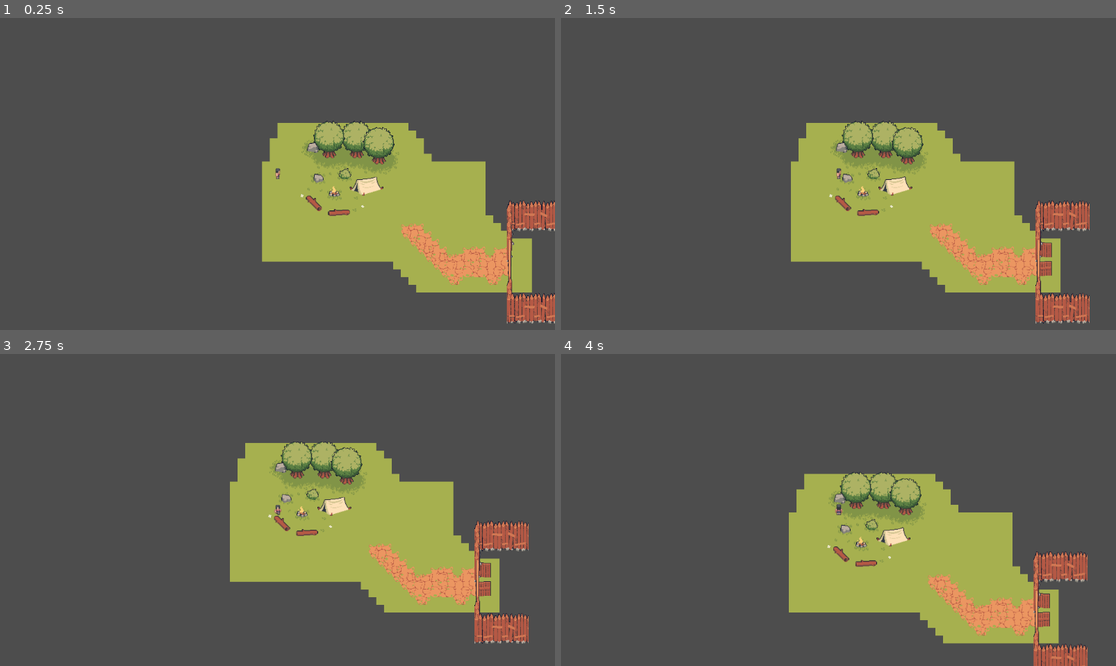
Above: before the commit, frames 1-4 (two rows, left to right).
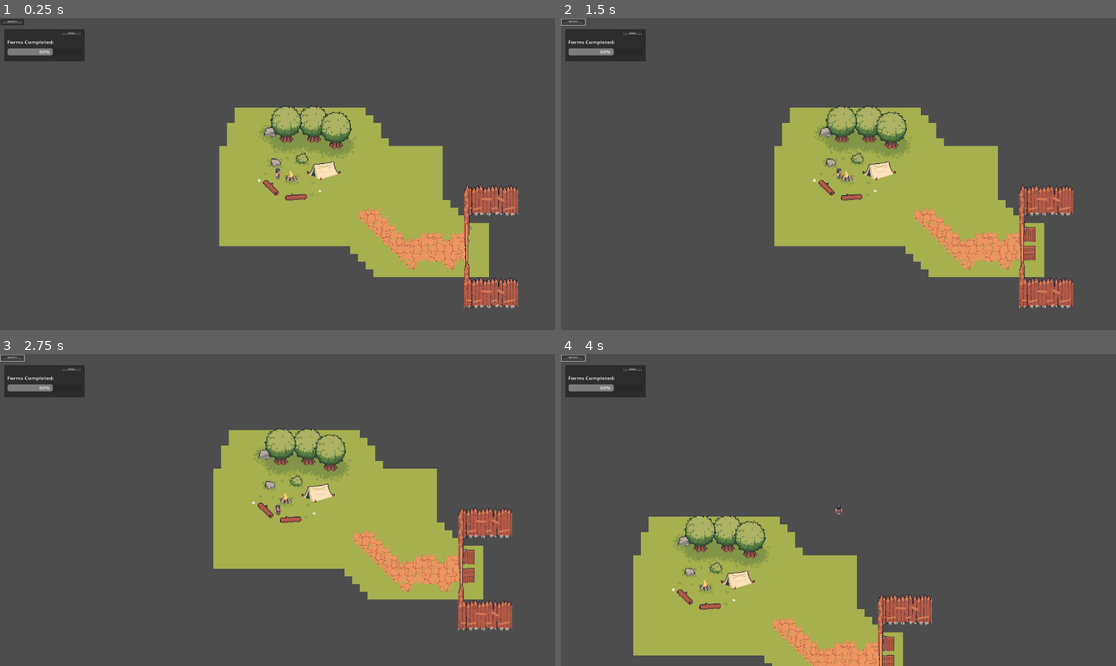
Above: after the commit, the same moments.

Repository: NathanReginato/StaffGame
Game: Godot game, scene res://Sandbox.tscn
Same seed, same stepped clock (60 frames per second), same inputs: the game is played once before the commit and once after it.
Inputs (mouse positions are in pixels of both pictures, inside the frame that each line leads up to):
- Up to frame 1 (0.25 s): no input
- Up to frame 2 (1.5 s): click (572, 21) at 0.52 s; tap Enter at 1.25 s; hold Right (move_right) from 1.28 s (still down)
- Up to frame 3 (2.75 s): tap Space at 2 s; release Right (move_right) at 2.03 s; hold Down (move_down) from 2.03 s (still down)
- Up to frame 4 (4 s): tap Enter at 2.75 s; release Down (move_down) at 2.78 s; hold Right (move_right) 2.78-3.53 s; hold Up (move_up) from 3.53 s (still down)

The runs differ from the first frame. In frame 1, 18% of the frame differs, in the area x 0-100%, y 0-98%; in frame 2, 14%; in frame 3, 14%; in frame 4, 35%, in the area x 0-95%, y 0-100%.

Commit message:
status bar button

Diff:
--- /dev/null
+++ b/Sandbox/Camera2D.gd
@@ -0,0 +1,14 @@
+extends Camera2D
+
+func _ready():
+	pass
+
+
+
+# Called every frame. 'delta' is the elapsed time since the previous frame.
+func _process(delta):
+	pass
+
+
+func _on_button_pressed():
+	$FormsPop.visible = false
--- a/Sandbox/CharacterBody2D.gd
+++ b/Sandbox/CharacterBody2D.gd
@@ -2,6 +2,8 @@
 @export var speed = 400
 
 @onready var _animated_sprite = $AnimatedSprite2D
+
+
 
 func get_input():
 	var input_direction = Input.get_vector("move_left", "move_right", "move_up", "move_down")
@@ -30,3 +32,8 @@
 		_animated_sprite.play("WalkSouth")
 	else:
 		_animated_sprite.stop()
+
+
+
+func _on_button_pressed():
+	$Camera2D/FormsPop.visible = true
--- /dev/null
+++ b/Sandbox/MenuButton.gd
@@ -0,0 +1,15 @@
+extends MenuButton
+
+
+# Called when the node enters the scene tree for the first time.
+func _ready():
+	pass # Replace with function body.
+
+
+# Called every frame. 'delta' is the elapsed time since the previous frame.
+func _process(delta):
+	pass
+
+
+func _on_pressed():
+	print("button pressed")
--- a/Sandbox/Sandbox.tscn
+++ b/Sandbox/Sandbox.tscn
@@ -1,7 +1,10 @@
-[gd_scene load_steps=80 format=3 uid="uid://okj2yik4pj41"]
+[gd_scene load_steps=83 format=3 uid="uid://okj2yik4pj41"]
 
 [ext_resource type="Script" path="res://CharacterBody2D.gd" id="1_onsfm"]
 [ext_resource type="Texture2D" uid="uid://dles2nscaedp4" path="res://Civilian2_Move.png" id="2_xmtik"]
+[ext_resource type="Texture2D" uid="uid://bdpomuw4ydnn4" path="res://Button Itch Pack/Select/Select1.png" id="3_6ds4y"]
+[ext_resource type="Script" path="res://Camera2D.gd" id="3_q0siy"]
+[ext_resource type="Texture2D" uid="uid://bveaboh7ab1es" path="res://Button Itch Pack/Back/Back1.png" id="4_sm6ab"]
 [ext_resource type="Texture2D" uid="uid://4plsjkxenc5j" path="res://Village Tileset/1.1 Tiles/Tileset2.png" id="20_6hawp"]
 [ext_resource type="Script" path="res://Gate.gd" id="20_8bf70"]
 [ext_resource type="Texture2D" uid="uid://dliy1elthu5r" path="res://Village Tileset/3 Animated Objects/DoubleDoor2.png" id="20_alu50"]
@@ -745,7 +748,7 @@
 position = Vector2(-28, -7)
 
 [node name="CharacterBody2D" type="CharacterBody2D" parent="."]
-position = Vector2(241, 116)
+position = Vector2(330, 148)
 scale = Vector2(0.684825, 0.535595)
 disable_mode = 2
 script = ExtResource("1_onsfm")
@@ -765,6 +768,48 @@
 
 [node name="Camera2D" type="Camera2D" parent="CharacterBody2D"]
 position = Vector2(-1.52588e-05, -1.14441e-05)
+script = ExtResource("3_q0siy")
+
+[node name="Button" type="Button" parent="CharacterBody2D/Camera2D"]
+offset_left = -839.631
+offset_top = -601.201
+offset_right = -767.631
+offset_bottom = -577.201
+icon = ExtResource("3_6ds4y")
+
+[node name="FormsPop" type="ColorRect" parent="CharacterBody2D/Camera2D"]
+offset_left = -827.949
+offset_top = -561.992
+offset_right = -583.949
+offset_bottom = -436.992
+color = Color(0.176419, 0.176419, 0.176419, 1)
+
+[node name="Label" type="Label" parent="CharacterBody2D/Camera2D/FormsPop"]
+layout_mode = 0
+offset_left = 8.76141
+offset_top = 39.2087
+offset_right = 150.761
+offset_bottom = 62.2087
+text = "Forms Completed:
+"
+
+[node name="Button" type="Button" parent="CharacterBody2D/Camera2D/FormsPop"]
+layout_mode = 0
+offset_left = 167.926
+offset_top = 7.46833
+offset_right = 239.926
+offset_bottom = 31.4683
+icon = ExtResource("4_sm6ab")
+flat = true
+
+[node name="ProgressBar" type="ProgressBar" parent="CharacterBody2D/Camera2D/FormsPop"]
+layout_mode = 0
+offset_left = 10.2216
+offset_top = 74.6833
+offset_right = 235.222
+offset_bottom = 101.683
+max_value = 10.0
+value = 6.0
 
 [node name="Background" type="TileMap" parent="."]
 position = Vector2(33, 10)
@@ -980,4 +1025,6 @@
 [node name="CollisionPolygon2D2" type="CollisionPolygon2D" parent="Static Assets/GateArea/StaticBody2D"]
 polygon = PackedVector2Array(68, 140, 76, 140, 78, 189, 178, 189, 178, 235, 66, 235)
 
+[connection signal="pressed" from="CharacterBody2D/Camera2D/Button" to="CharacterBody2D" method="_on_button_pressed"]
+[connection signal="pressed" from="CharacterBody2D/Camera2D/FormsPop/Button" to="CharacterBody2D/Camera2D" method="_on_button_pressed"]
 [connection signal="body_entered" from="Static Assets/GateArea/Gate" to="Static Assets/GateArea/Gate" method="_on_body_entered"]
--- a/Sandbox/project.godot
+++ b/Sandbox/project.godot
@@ -14,6 +14,10 @@
 run/main_scene="res://Sandbox.tscn"
 config/features=PackedStringArray("4.2", "Mobile")
 config/icon="res://icon.svg"
+
+[display]
+
+window/subwindows/embed_subwindows=false
 
 [input]
 
Binary file added: Sandbox/Button Itch Pack/2 Player/2 Player.aseprite
Binary file added: Sandbox/Button Itch Pack/2 Player/2 Player.gif
Binary file added: Sandbox/Button Itch Pack/2 Player/2 Player1.png
Not shown, added: Sandbox/Button Itch Pack/2 Player/2 Player1.png.import
Binary file added: Sandbox/Button Itch Pack/2 Player/2 Player2.png
Not shown, added: Sandbox/Button Itch Pack/2 Player/2 Player2.png.import
Binary file added: Sandbox/Button Itch Pack/2 Player/2 Player3.png
Not shown, added: Sandbox/Button Itch Pack/2 Player/2 Player3.png.import
Binary file added: Sandbox/Button Itch Pack/2 Player/2 Player4.png
Not shown, added: Sandbox/Button Itch Pack/2 Player/2 Player4.png.import
Binary file added: Sandbox/Button Itch Pack/2 Player/2 Player5.png
Not shown, added: Sandbox/Button Itch Pack/2 Player/2 Player5.png.import
(and 261 more such lines)
